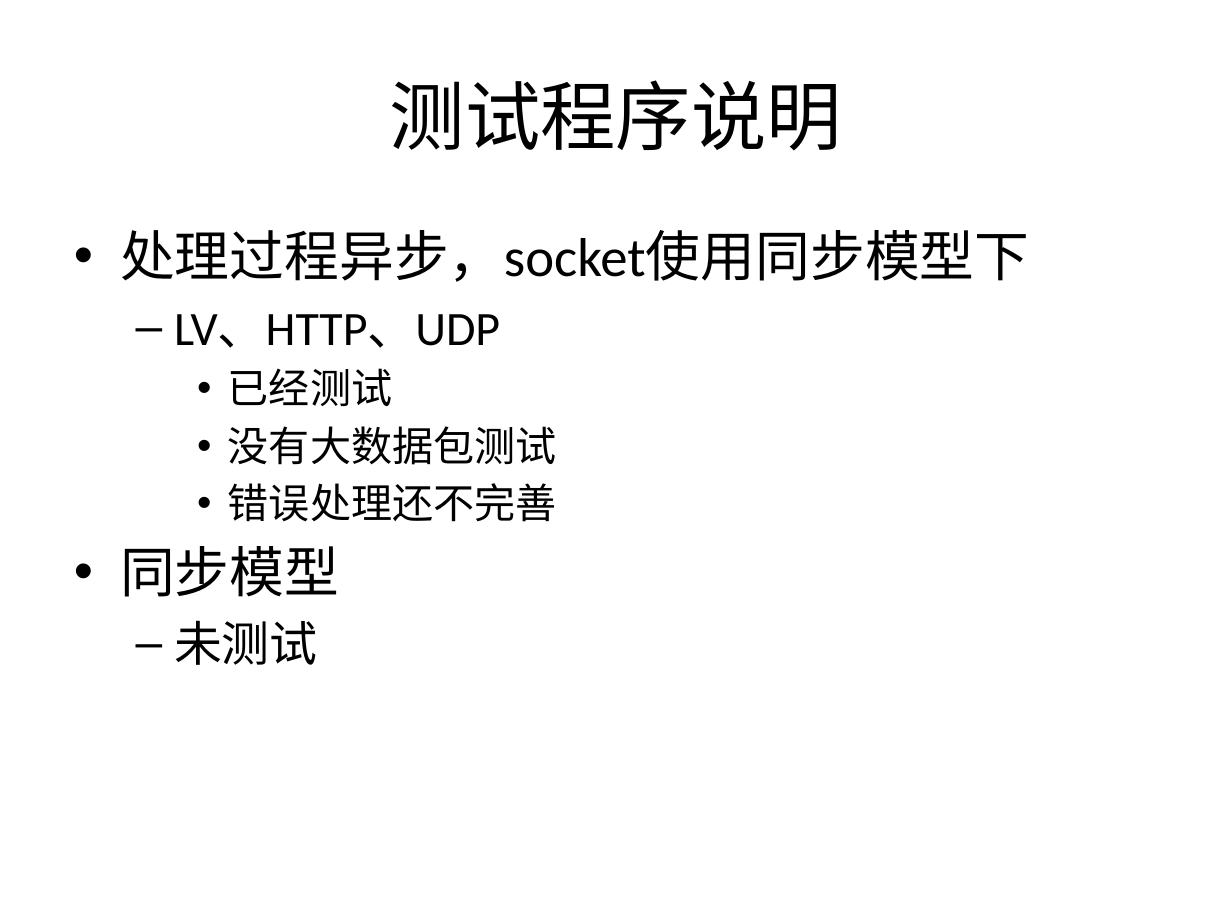
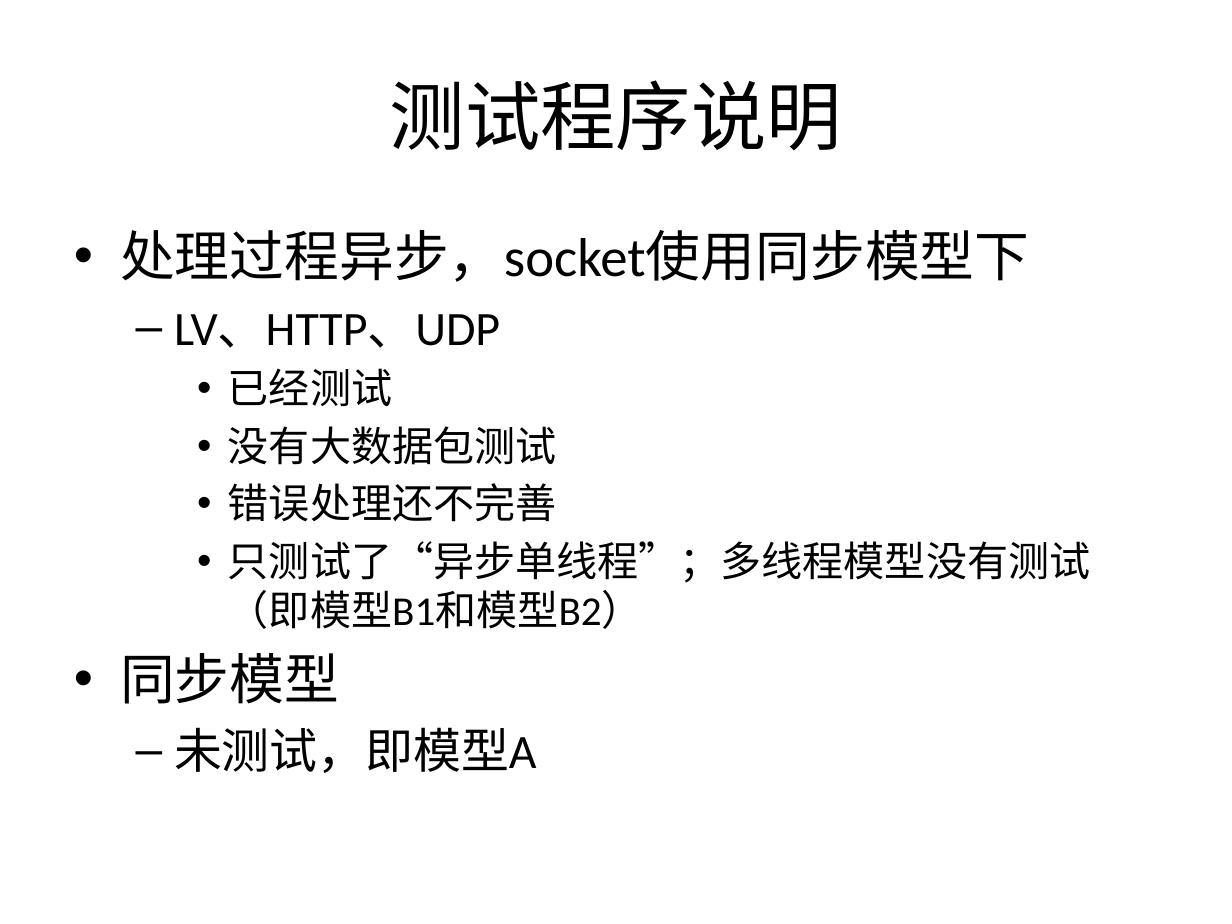
Before and after one commit to kkzhou/kknf, a slide deck: slide 31 of aanf/asio-based2/doc/asio-based_AANF.pptx (slide 29 before the commit). Drawn at 1232x924 pixels with LibreOffice and Linux fonts; fonts in the diff are those of the drawing. Boxes give left, top, right and bottom in pixels: in the first picture for what was removed or moved away, otherwise in the second. Text is boxed around its words. In the diff, an @@ line names an element or a change of style, - is before the commit and + after.

```diff
--- a/aanf/asio-based2/doc/asio-based_AANF.pptx
+++ b/aanf/asio-based2/doc/asio-based_AANF.pptx
@@ text at <box>228,541,1090,629</box>: paragraph added @@
+    • 只测试了“异步单线程”；多线程模型没有测试（即模型B1和模型B2）
@@ text at <box>174,727,537,773</box>: text changed @@
-  – 未测试
+  – 未测试，即模型A
```
Also in this commit, not shown: 3 other slides changed, 3 slides added, 1 slide removed.
